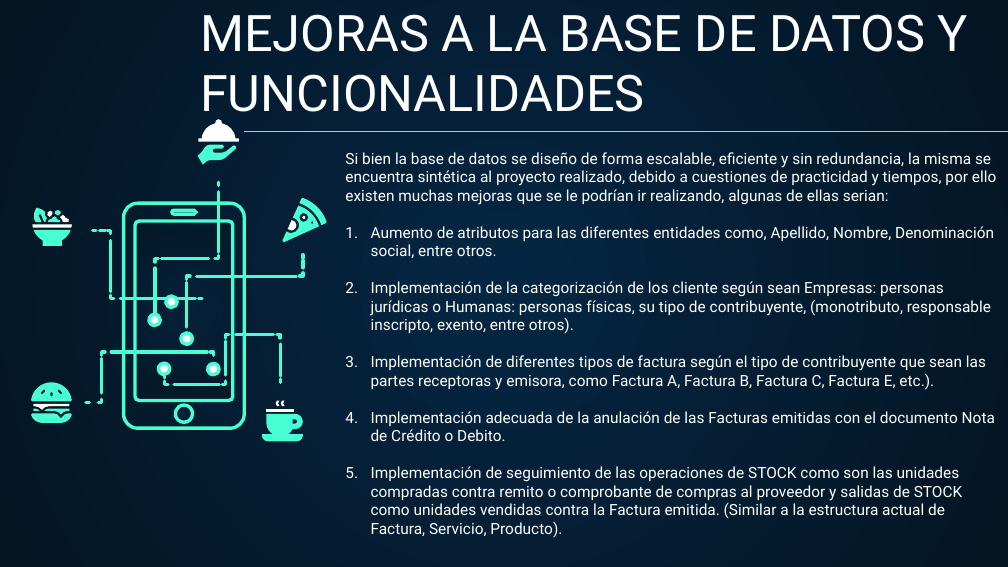
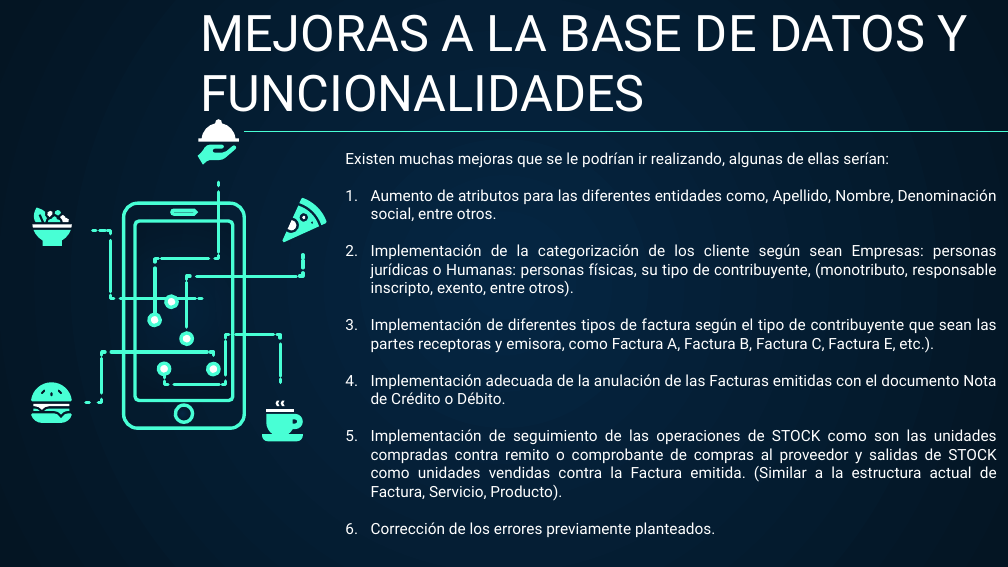
Before and after one commit to SaizMarcelo/PROYECTO-INFORMATICO, a slide deck: slide 18 of PPT_ProyectoFinal_G12.pptx (slide 8 before the commit). Drawn at 1008x567 pixels with LibreOffice and Linux fonts; fonts in the diff are those of the drawing. Boxes give left, top, right and bottom in pixels: in the first picture for what was removed or moved away, otherwise in the second. Text is boxed around its words. In the diff, an @@ line names an element or a change of style, - is before the commit and + after.

Commit message:
ppt final

```diff
--- a/PPT_ProyectoFinal_G12.pptx
+++ b/PPT_ProyectoFinal_G12.pptx
@@ subtitle at [345,152,889,168]: text changed @@
-Si bien la base de datos se diseño de forma escalable, eficiente y sin redundancia, la misma se encuentra sintética al proyecto realizado, debido a cuestiones de practicidad y tiempos, por ello existen muchas mejoras que se le podrían ir realizando, algunas de ellas serian:
+Existen muchas mejoras que se le podrían ir realizando, algunas de ellas serían:
@@ subtitle at [371,189,997,501]: alignment left to justified @@
@@ subtitle at [371,374,996,404]: text changed @@
-4. Implementación adecuada de la anulación de las Facturas emitidas con el documento Nota de Crédito o Debito.
+4. Implementación adecuada de la anulación de las Facturas emitidas con el documento Nota de Crédito o Débito.
@@ subtitle at [371,522,715,537]: paragraph added @@
+6. Corrección de los errores previamente planteados.
```
Also in this commit, not shown: 4 other slides changed, 13 slides added, 2 slides removed.
